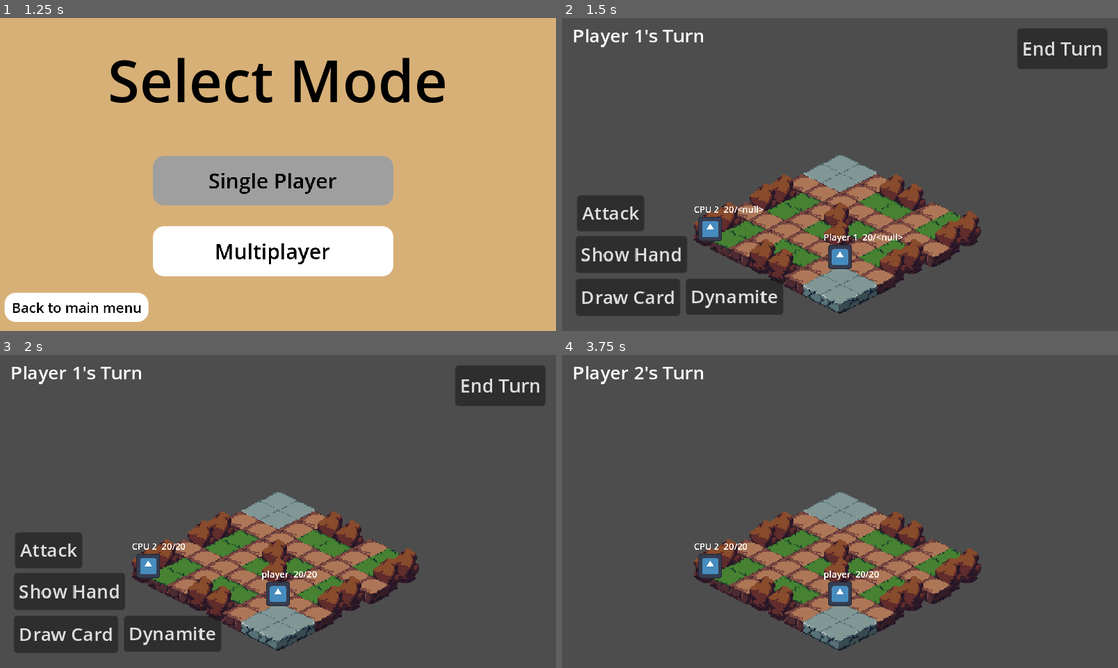
Above: before the commit, frames 1-4 (two rows, left to right).
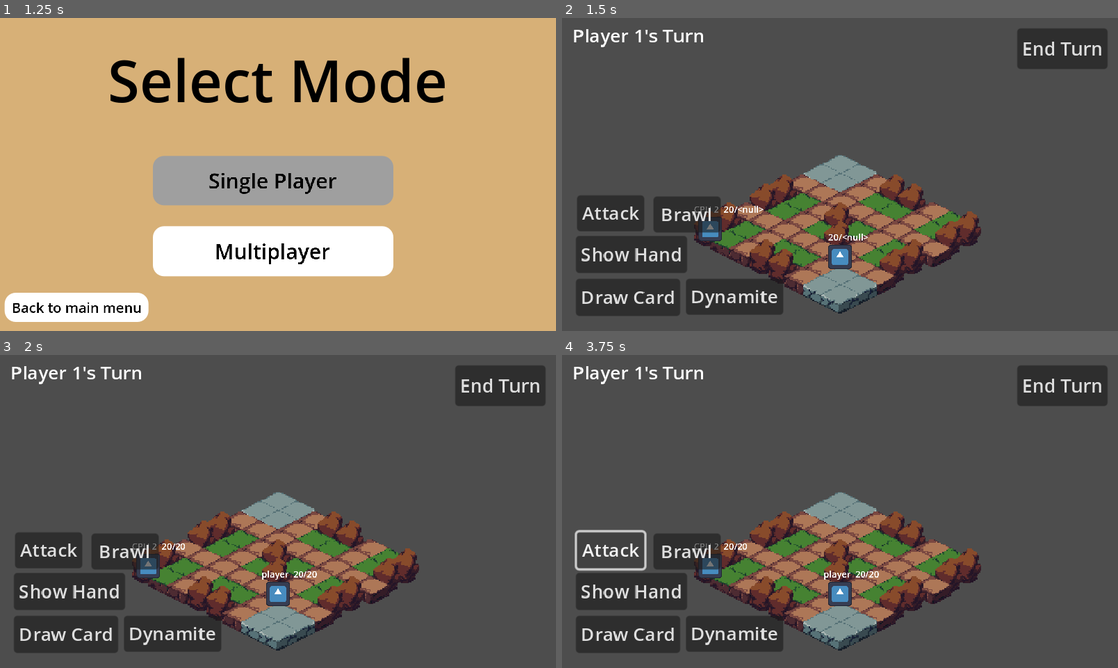
Above: after the commit, the same moments.

Repository: CodingMan275/gunslinger
Game: Godot game, scene res://main_menu/main_menu.tscn
Same seed, same stepped clock (60 frames per second), same inputs: the game is played once before the commit and once after it. The engine's default icon, where the game draws it, is replaced by a stand-in: a white triangle on a blue panel in a dark square.
Inputs (mouse positions are in pixels of both pictures, inside the frame that each line leads up to):
- Up to frame 1 (1.25 s): click "Start Game" at 0.5 s
- Up to frame 2 (1.5 s): click "Single Player" at 1.25 s
- Up to frame 3 (2 s): no input
- Up to frame 4 (3.75 s): click "End Turn" at 2 s; click (628, 592) at 2.75 s, where only the run after the commit has a clickable "Show Hand"; click (612, 549) at 3.5 s, where only the run after the commit has a clickable "Attack"

Frame 1 is identical in both runs. In frame 2, 1.5% of the frame differs, in the area x 16-62%, y 57-72%; in frame 3, 1.3%; in frame 4, 10%, in the area x 2-99%, y 3-96%.
Error after the commit: Invalid access to property or key 'AttackButton' on a base object of type 'Node (rules_controller.gd)'. (res://CPU_and_Player/CPU.gd:31)

Commit message:
Imporved brawling, player names, start draw
Fixed the bug with on start draw, multiplayer has randomization so we needed to get the card first before giving it out.
Brawling should be done?
Also instead of saying player/target we now say their names

Diff:
--- a/CPU_and_Player/Player.tscn
+++ b/CPU_and_Player/Player.tscn
@@ -32,6 +32,18 @@
 properties/8/path = NodePath(".:can_act")
 properties/8/spawn = true
 properties/8/replication_mode = 1
+properties/9/path = NodePath(".:WeaponRange")
+properties/9/spawn = true
+properties/9/replication_mode = 1
+properties/10/path = NodePath(".:FreeBrawl")
+properties/10/spawn = true
+properties/10/replication_mode = 1
+properties/11/path = NodePath(".:Name")
+properties/11/spawn = true
+properties/11/replication_mode = 1
+properties/12/path = NodePath(".:PlayerHand")
+properties/12/spawn = true
+properties/12/replication_mode = 1
 
 [node name="Player" type="CharacterBody2D"]
 position = Vector2(-13, -11)
--- a/CPU_and_Player/player.gd
+++ b/CPU_and_Player/player.gd
@@ -7,11 +7,14 @@
 @export var pos : Vector2
 @export var Startpos : Vector2  #Stable position to use dynamite
 @export var Health = 20
+@export var Name : String
 #determines the current number of Action Points
 @export var action_points = 0
 @export var WeaponDmg = 4
 @export var WeaponStun = 1
+@export var WeaponRange = 2
 @export var StunTracker = 0
+@export var FreeBrawl = true;
 
 #Player is spawned by rules controller as a child of it
 #Getting the parent node which has the emitters we need
@@ -25,7 +28,8 @@
 
 @onready var DrawButton = get_parent().DrawButton
 
-@onready var AttackButton = get_parent().AttackButton
+@onready var RangeButton = get_parent().RangeButton
+@onready var BrawlButton = get_parent().BrawlButton
 
 @onready var HandButton = get_parent().HandButton
 
@@ -40,7 +44,7 @@
 @export var can_act = true
 #Player hand
 #This could be further broken down into Weapon array, Town, Gunslinger, ect
-var PlayerHand : Array
+@export var PlayerHand : Array
 
 #For node path to tile map
 var tile_map_node
@@ -59,7 +63,6 @@
 	#Format Node_Emitter . Signal_From_Emmiter_Node . Connect( Function you want to run in this scene)
 	rule_scene.order.connect(_update_turn)
 
-	rule_scene.ShowHand.connect(_showHand)
 
 	CardNodeDeck.DrawEmpty.connect(_resetAP)
 
@@ -88,7 +91,8 @@
 			#Hide the end turn button so it can not be used
 			EndTurnLabel.hide()
 			DrawButton.hide()
-			AttackButton.hide()
+			RangeButton.hide()
+			BrawlButton.hide()
 			HandButton.hide()
 			DynamiteButton.hide()
 			#Removes the ability for the player to move
@@ -100,9 +104,11 @@
 			DynamiteButton.show()
 			EndTurnLabel.show()
 			DrawButton.show()
-			AttackButton.show()
+			RangeButton.show()
+			BrawlButton.show()
 			HandButton.show()
 			can_act = true
+			FreeBrawl = true;
 
 #This function is called when the signal from the Cards Node
 #is emitted, resets action points when draw deck empty
@@ -110,10 +116,11 @@
 	action_points = Max_Action_Points
 
 #When a card is drawn the Cards note emits a signal
-func PutCardInHand(Card, FirstDraw):
+func PutCardInHand(Card, FirstDraw, p_i):
 	#If its your turn add the drawn card to your hand
 	if(FirstDraw):
-		PlayerHand.append(Card)
+		if(p_i == Player_ID):
+			PlayerHand.append(Card)
 
 	if(!FirstDraw):
 		if(order == Player_ID):
@@ -121,11 +128,6 @@
 			can_act = false
 			DrawButton.hide()
 	pass
-
-
-func _showHand():
-	#for i in PlayerHand.size():
-		GlobalScript.DebugScript.add(str(PlayerHand))
 
 	#Movement
 func _physics_process(delta):
@@ -139,8 +141,8 @@
 	#Another if statement that is probably not needed but ensures that only the peer
 	#who owns this player instance can move it
 	if ($MultiplayerSynchronizer.get_multiplayer_authority() == multiplayer.get_unique_id() || GlobalScript.SinglePlay):
-		if(Player_ID == order && GlobalScript.PlayerNode[order-1].StunTracker == 0):
-			if Input.is_action_just_pressed("LeftClick") and can_act and action_points > 0:
+		if(Player_ID == order):
+			if Input.is_action_just_pressed("LeftClick") and can_act and action_points > 0 && GlobalScript.PlayerNode[order-1].StunTracker == 0:
 				if  move_possible():
 					self.global_position = Vector2(get_global_mouse_position())
 					pos = tile_map_node.local_to_map(self.position)
@@ -151,5 +153,5 @@
 				GlobalScript.DebugScript.add("You have no more Action Points ")
 		#	if (!can_act):
 			#	can_act = true
-		elif(Input.is_action_just_pressed("LeftClick") and GlobalScript.PlayerNode[order-1].StunTracker != 0):
-			GlobalScript.DebugScript.add("Player is stunned you cannot move")
+			elif(Input.is_action_just_pressed("LeftClick") and GlobalScript.PlayerNode[order-1].StunTracker != 0):
+				GlobalScript.DebugScript.add("you are stunned and cannot move")
--- a/Josh_Test_Scenes/Player_Label.gd
+++ b/Josh_Test_Scenes/Player_Label.gd
@@ -13,9 +13,12 @@
 	hasName = str(get_parent().get_parent().LabelName).length() > 0
 
 	if(hasName):
-		text = str(get_parent().get_parent().LabelName, "  " , OverAllHealth,"/",OverAllHealth)
+		GlobalScript.PlayerNode[Order -1].Name = get_parent().get_parent().LabelName
 	else:
-		text = str("Player ", Order , "  " , OverAllHealth,"/",OverAllHealth)
+		GlobalScript.PlayerNode[Order -1].Name = str("Player ", Order)
+
+		text = str(GlobalScript.PlayerNode[Order -1].Name, "  " , OverAllHealth,"/",OverAllHealth)
+
 	pass # Replace with function body.
 
 
@@ -24,8 +27,5 @@
 	var Order = get_parent().get_parent().Player_ID
 	var  health = GlobalScript.PlayerNode[Order -1].Health
 
-	if(hasName):
-		text = str(get_parent().get_parent().LabelName, "  " , health,"/",OverAllHealth)
-	else:
-		text = str("Player ", Order , "  " , health,"/",OverAllHealth)
+	text = str(GlobalScript.PlayerNode[Order -1].Name, "  " , health,"/",OverAllHealth)
 	pass
--- a/Main_Scene_Board/Canvas_Layer/Turn_Label.gd
+++ b/Main_Scene_Board/Canvas_Layer/Turn_Label.gd
@@ -15,3 +15,5 @@
 
 func update_label(x):
 	text = str("Player ", x, "'s Turn")
+	# Trying to get this to work
+	#text = str(GlobalScript.PlayerNode[x-1].Name,"'s Turn")
--- a/Main_Scene_Board/Card_Script.gd
+++ b/Main_Scene_Board/Card_Script.gd
@@ -8,12 +8,12 @@
 #These are updated automatically between peers so every peer
 #Is looking at the card piles with the same order
 #Townie Pile
-@export var DrawArray = ["Td1","Td2","Td3", "Td4", "Td5", "Td6","Td7","Td8","Td9","Td10","Td11","Td12",]
+@export var DrawArray = ["Preacher","Td2","Td3", "Td4", "Td5", "Td6","Td7","Td8","Td9","Td10","Td11","Td12",]
 @export var DiscardArray = []
 #Gunsliger Pile
 @export var GunslingerArray = ["Gun1", "Gun2", "Gun3", "Gun4", "Gun5", "Gun6"]
 #Hired gun pile
-@export var HiredGunArray = ["HGun1","HGun2","HGun3","HGun4","HGun5","HGun6","HGun7","HGun8","HGun9","HGun10","HGun11","HGun12"]
+@export var HiredGunArray = ["Preacher","HGun2","HGun3","HGun4","HGun5","HGun6","HGun7","HGun8","HGun9","HGun10","HGun11","HGun12"]
 #Weapon pile
 @export var WeaponArray = ["Rifle1","Rifle2","Rifle3","Rifle4","Knife1","Knife2","Knife3","Knife4","Pistol1","Pistol2","Pistol3","Pistol4","Shotgun1","Shotgun2","Shotgun3","Shotgun4","TwinPistol1","TwinPistol2"]
 
@@ -55,7 +55,7 @@
 		GlobalScript.DebugScript.add("DiscardArray has  "+str(DiscardArray))
 		GlobalScript.DebugScript.add("DrawArray has  "+str(DrawArray))
 		#adds card to hand
-		DrawnCard.emit(TDCard, false)
+		DrawnCard.emit(TDCard, false, null)
 	else:
 		for n in 12:
 			DrawArray.push_front(DiscardArray[n]) #(dont think this works like I think it does) copy contents from discard back to draw
@@ -68,18 +68,26 @@
 		GlobalScript.DebugScript.add("DiscardArray has  "+str(DiscardArray))
 		GlobalScript.DebugScript.add("DrawArray has  "+str(DrawArray))
 
-func _onStartDraw(player_index: int) -> void:
+@rpc("any_peer","call_local")
+func _AddCard(card, player_index):
+	GlobalScript.PlayerNode[player_index].PlayerHand.append(card)
+
+
+
+func _onStartDraw() -> void:
 	# Draw Gunslinger Card
-	#Current format Signal.Emit( Gunslinger Card, Is_This_Start_Draw)
-	DrawnCard.emit(_draw_card(GunslingerArray, player_index, "Gunslinger"), true)
+	for player_index in GlobalScript.PlayerNode.size():
+		_AddCard.rpc(_draw_card(GunslingerArray, player_index, "Gunslinger"),player_index)
 
-   #Draw Hired Gun Cards
-	for s in range(3):
-		DrawnCard.emit(_draw_card(HiredGunArray, player_index, "Hired Gun"))
+	   #Draw Hired Gun Cards
+		for s in range(3):
+			_AddCard.rpc(_draw_card(HiredGunArray, player_index, "Gunslinger"),player_index)
 
-	# Draw Weapon Cards
-	for s in range(5):
-		DrawnCard.emit(_draw_card(WeaponArray, player_index, "Weapon"))
+		# Draw Weapon Cards
+		for s in range(5):
+			_AddCard.rpc(_draw_card(WeaponArray, player_index, "Gunslinger"),player_index)
+
+
 
 func _draw_card(array: Array, player_index: int, card_type: String) -> Variant:
 	if array.size() == 0:
@@ -90,3 +98,6 @@
 	GlobalScript.DebugScript.add.rpc("Player " + str(player_index) + " drew card " + card_type + ": " + card)
 	array.erase(card)  # Remove the drawn card
 	return card
+
+func _ClaimCards(player_index):
+	GlobalScript.DebugScript.add(str(GlobalScript.PlayerNode[player_index].PlayerHand))
--- a/Main_Scene_Board/node_2d.tscn
+++ b/Main_Scene_Board/node_2d.tscn
@@ -322,6 +322,19 @@
 offset_bottom = 0.12999
 text = "Attack"
 
+[node name="Brawl" type="Button" parent="CanvasLayer"]
+anchors_preset = -1
+anchor_left = 0.165
+anchor_top = 0.57
+anchor_right = 0.285
+anchor_bottom = 0.685
+offset_left = -0.200005
+offset_top = 0.0999908
+offset_right = 0.199982
+offset_bottom = 0.0499878
+text = "Brawl
+"
+
 [node name="Dynamite" type="Button" parent="CanvasLayer"]
 anchors_preset = -1
 anchor_left = 0.223
@@ -377,6 +390,6 @@
 [connection signal="pressed" from="CanvasLayer/Draw Card" to="Rules_Controller" method="_onCardDraw"]
 [connection signal="pressed" from="CanvasLayer/Draw Card" to="Cards" method="_onCardDraw"]
 [connection signal="pressed" from="CanvasLayer/Show Hand" to="Rules_Controller" method="_ClaimCards"]
-[connection signal="pressed" from="CanvasLayer/Show Hand" to="Cards" method="_ClaimCards"]
-[connection signal="pressed" from="CanvasLayer/Attack" to="Rules_Controller" method="Attack"]
+[connection signal="pressed" from="CanvasLayer/Attack" to="Rules_Controller" method="RangeAttack"]
+[connection signal="pressed" from="CanvasLayer/Brawl" to="Rules_Controller" method="BrawlAttack"]
 [connection signal="pressed" from="CanvasLayer/Dynamite" to="Rules_Controller" method="Dynamite"]
--- a/Main_Scene_Board/rules_controller.gd
+++ b/Main_Scene_Board/rules_controller.gd
@@ -5,8 +5,6 @@
 #On turn order to other nodes and scenes
 signal order
 
-signal ShowHand
-
 #Sets what the current amount of players is
 #Will be changed to GlobalScript.PlayerInfo.size() in later functions
 @export var numPlayers = 2
@@ -23,7 +21,8 @@
 #Getting the turn buttons from the scene when this node is ready
 @onready var EndTurnButton = get_node("../CanvasLayer/Button")
 @onready var DrawButton = get_node("../CanvasLayer/Draw Card")
-@onready var AttackButton = get_node("../CanvasLayer/Attack")
+@onready var RangeButton = get_node("../CanvasLayer/Attack")
+@onready var BrawlButton = get_node("../CanvasLayer/Brawl")
 @onready var HandButton = get_node("../CanvasLayer/Show Hand")
 @onready var DynamiteButton = get_node("../CanvasLayer/Dynamite")
 
@@ -49,16 +48,14 @@
 	if(!GlobalScript.SinglePlay):
 		for i in GlobalScript.PlayerInfo:
 			MultiPlay(i, index)
-			if(multiplayer.is_server()):
-				CardDecks._onStartDraw(index)
 			index += 1
 	else:
 		for i in numPlayers:
 			SinglePlay(i, index)
-			if(multiplayer.is_server()):
-				CardDecks._onStartDraw(index)
 			index += 1
 
+	if(multiplayer.is_server()):
+		CardDecks._onStartDraw()
 	#Setting the turn order 1 to start
 	#Redundant but safe
 	Turn_Order = 1
@@ -103,9 +100,9 @@
 		if index == 0:
 			#Player 1 information
 			#Set player 1 at position 0,0 on the tile map
-			currentPlayer.position = get_node("../Layer0").map_to_local(Vector2 (2,4))
+			currentPlayer.position = get_node("../Layer0").map_to_local(Vector2 (2,2))
 			#Ask michael, sets player node position to somewhere
-			GlobalScript.PlayerNode[index].pos = Vector2 (2,4)
+			GlobalScript.PlayerNode[index].pos = Vector2 (2,2)
 			GlobalScript.PlayerNode[index].Startpos = Vector2(1,1)
 			#Set player label to the name they put in (not needed but fun)
 			currentPlayer.LabelName = GlobalScript.PlayerInfo[i].name
@@ -224,7 +221,7 @@
 	if Turn_Order == numPlayers+1:
 		Turn_Order = 1
 	#Menu says whos turn it is
-	GlobalScript.DebugScript.add("-------  Player "+str(Turn_Order)+"'s Turn  -----------")
+	GlobalScript.DebugScript.add("-------  "+str(GlobalScript.PlayerNode[Turn_Order -1].Name)+"'s Turn  -----------")
 
 	#Send out a signal so all players know what turn it is
 	order.emit(Turn_Order)
@@ -252,88 +249,101 @@
 
 #Unclear what this does, ask michael / Oakley
 func _ClaimCards() -> void:
-	ShowHand.emit()
-
+	CardDecks._ClaimCards(Turn_Order-1)
 
 #The RPC updates the health of the local player and all the players it can see
 #It also updates for all the ppers so they see the proper health for all their player instances
 @rpc("any_peer","call_local")
-func Attack_Calc(n):
+func Attack_Calc(Enemy, Player):
 	#take weapon damage from what the attacking player is holding
-	var damage = GlobalScript.PlayerNode[n].WeaponDmg
+	var damage = GlobalScript.PlayerNode[Player].WeaponDmg
 	#Damage the player accordingly
 	#Also logic error? Its taking the the player thats getting attack
 	#Weapon damage, not the attacking players?
-	GlobalScript.PlayerNode[n].Health -= damage
+	GlobalScript.PlayerNode[Enemy].Health -= damage
 	#Debug enu to show damage
-	GlobalScript.DebugScript.add("Player "+str(n+1)+" lost "+str(damage)+" points of hp")
-	GlobalScript.DebugScript.add("Player "+str(n+1)+" now has "+str(GlobalScript.PlayerNode[n].Health)+" points of hp")
+	GlobalScript.DebugScript.add("Player "+str(Enemy+1)+" lost "+str(damage)+" points of hp")
+	GlobalScript.DebugScript.add("Player "+str(Enemy+1)+" now has "+str(GlobalScript.PlayerNode[Enemy].Health)+" points of hp")
 	#If overkill, dont
-	if(GlobalScript.PlayerNode[n].Health <= 0):
-		GlobalScript.PlayerNode[n].Health = 0
+	if(GlobalScript.PlayerNode[Enemy].Health <= 0):
+		GlobalScript.PlayerNode[Enemy].Health = 0
 	pass
 
 #Tell everybody which node got stunned
 @rpc("any_peer","call_local")
-func StunPlay(n):
+func StunPlay(Enemy, Player):
 	#A stun tracker to make sure a stunned player can't move
-	GlobalScript.PlayerNode[n].StunTracker += GlobalScript.PlayerNode[Turn_Order -1].WeaponStun
+	GlobalScript.PlayerNode[Enemy].StunTracker += GlobalScript.PlayerNode[Player].WeaponStun
 	pass
 
+
+func RangeAttack():
+	for n in numPlayers:
+		if(n+1 != Turn_Order && CanAttack(n,GlobalScript.PlayerNode[Turn_Order -1].WeaponRange)):
+			GlobalScript.PlayerNode[Turn_Order -1].action_points -= 1
+			Attack(n , Turn_Order -1)
+		else:
+			CantAttack(n,GlobalScript.PlayerNode[Turn_Order -1].WeaponRange)
+
+func BrawlAttack():
+	for n in numPlayers:
+		if(n+1 != Turn_Order && CanAttack(n,0)):
+			if(!GlobalScript.PlayerNode[Turn_Order -1].FreeBrawl):
+				GlobalScript.PlayerNode[Turn_Order -1].action_points -= 1
+			GlobalScript.PlayerNode[Turn_Order -1].FreeBrawl = false
+			Attack(n, Turn_Order -1)
+			Attack(Turn_Order -1 , n)
+		else:
+			CantAttack(n , 0)
+
+#Detects if the player is capable of attacking
+func CanAttack(Enemy , range) -> bool:
+	return (GlobalScript.PlayerNode[Turn_Order-1].StunTracker ==0 && GlobalScript.PlayerNode[Turn_Order-1].can_act &&
+	GlobalScript.PlayerNode[Turn_Order -1].action_points !=0 && DistCheck(Enemy, range) && GlobalScript.PlayerNode[Enemy].StunTracker == 0)
+
+#States why a player cannot attack
+func CantAttack(Enemy , range) -> void:
+	#You have no action points, stop that
+	if(GlobalScript.PlayerNode[Turn_Order -1].action_points == 0):
+		GlobalScript.DebugScript.add("You have no more Action Points ")
+	#You drew a card and cannot attack
+	elif(!GlobalScript.PlayerNode[Turn_Order-1].can_act):
+		GlobalScript.DebugScript.add("You cannot act because you drew a card")
+	#Youre stunned silly
+	elif(GlobalScript.PlayerNode[Turn_Order -1].StunTracker != 0):
+		GlobalScript.DebugScript.add("You are Stunned, you cannot attack ")
+	#The playerer youre trying to attack is stunned, cant attack them
+	elif(GlobalScript.PlayerNode[Enemy].StunTracker != 0):
+			GlobalScript.DebugScript.add(str(GlobalScript.PlayerNode[Enemy].Name + " is Stunned, you cannot attack "))
+	#The player you are trying to attack is not in range
+	elif(!DistCheck(Enemy , range)):
+		GlobalScript.DebugScript.add(str(GlobalScript.PlayerNode[Enemy].Name + " is Not in Range"))
+
 #Attack function
-func Attack() -> void:
-
-	var Attacked = false;
-	for n in numPlayers:
-		#If its your turned, you haven't atacked, youre not stunned, go
-		if(n+1 != Turn_Order && !Attacked && GlobalScript.PlayerNode[Turn_Order-1].StunTracker ==0 && GlobalScript.PlayerNode[Turn_Order-1].can_act):
-			# Current player position checking to match A players position
-			if(DistCheck(n) && GlobalScript.PlayerNode[n].Health != 0 && GlobalScript.PlayerNode[Turn_Order -1].action_points !=0 && GlobalScript.PlayerNode[n].StunTracker == 0):
-				Attacked = true;
-				#Cost an action point
-				GlobalScript.PlayerNode[Turn_Order -1].action_points -= 1
-				DrawButton.hide()
-				#Random attack ccheck
-				var Attack = (randi()%6 + 1)
-				if(Attack < 3): # Miss
-					GlobalScript.DebugScript.add("Target was missed")
-				elif(Attack < 5): # Stun
-					GlobalScript.DebugScript.add("Target was stunned")
-					#Rpc function call
-					StunPlay.rpc(n)
-				else:
-					#Attack hit, rpc function call
-					Attack_Calc.rpc(n)
-			#The playerer youre trying to attack is stunned, cant attack them
-			elif(GlobalScript.PlayerNode[n].StunTracker != 0):
-				GlobalScript.DebugScript.add("Player is Stunned, you cannot attack ")
-			elif(!DistCheck(n)):
-				GlobalScript.DebugScript.add("Target Not in Range")
-
-		elif(!GlobalScript.PlayerNode[Turn_Order-1].can_act):
-			GlobalScript.DebugScript.add("You cannot act because you drew a card")
-		#Youre stunned silly
-		elif(GlobalScript.PlayerNode[n].StunTracker != 0):
-			GlobalScript.DebugScript.add("You are Stunned, you cannot attack ")
-		#You have no action points, stop that
-		elif(GlobalScript.PlayerNode[Turn_Order -1].action_points == 0):
-			GlobalScript.DebugScript.add("You have no more Action Points ")
-		#Not in range silly
+func Attack(Enemy, Player) -> void:
+	DrawButton.hide()
+	#Random attack ccheck
+	var Attack = (randi()%6 + 1)
+	if(Attack < 3): # Miss
+		GlobalScript.DebugScript.add(str(GlobalScript.PlayerNode[Enemy].Name + " was missed"))
+	elif(Attack < 5): # Stun
+		GlobalScript.DebugScript.add(str(GlobalScript.PlayerNode[Enemy].Name + " was stunned"))
+	#Rpc function call
+		StunPlay.rpc(Enemy, Player)
+	else:
+		#Attack hit, rpc function call
+		Attack_Calc.rpc(Enemy, Player)
+
 
 #Check the distance from you and the player youre looking at
-func DistCheck(player) -> bool:
+func DistCheck(player, Dist) -> bool:
 	#Currently hard coded for two players
 	var PlayerLoc = GlobalScript.PlayerNode[Turn_Order -1].pos
 	var EnemyLoc = GlobalScript.PlayerNode[player].pos
-	#Hard coded weapon and player distance
-	var Dist = 2
-	#In range
-	if(PlayerLoc == EnemyLoc):
+	#Same Y , X Detection
+	if (EnemyLoc.y == PlayerLoc.y && (EnemyLoc.x >= PlayerLoc.x - Dist && EnemyLoc.x <= PlayerLoc.x + Dist)):
 		return true
-	#With in one block
-	elif (EnemyLoc.y == PlayerLoc.y && (EnemyLoc.x >= PlayerLoc.x - Dist && EnemyLoc.x <= PlayerLoc.x + Dist)):
-		return true
-	#Within 2 block
+	#Same X, Y Detection
 	elif (EnemyLoc.x == PlayerLoc.x && (EnemyLoc.y >= PlayerLoc.y - Dist && EnemyLoc.y <= PlayerLoc.y + Dist)):
 		return true
 	#Not in range orthangonially
@@ -358,8 +368,6 @@
 		EnemyLoc = Vector2(6,6)
 	else:
 		EnemyLoc = Vector2(1,1)
-
-
 	if(EnemyLoc.x < 2):
 		if (PlayerLoc. x <= 2 && PlayerLoc.y <=2 && PlayerLoc != Vector2(2,2)):
 			return true
